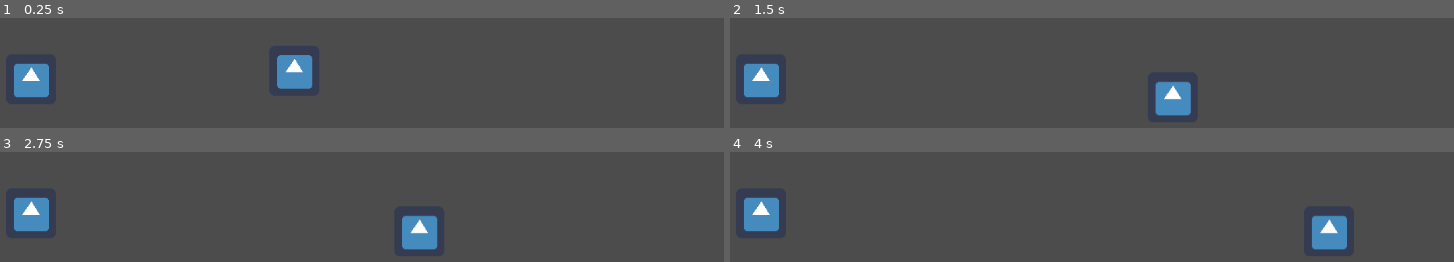
Above: before the commit, frames 1-4 (two rows, left to right).
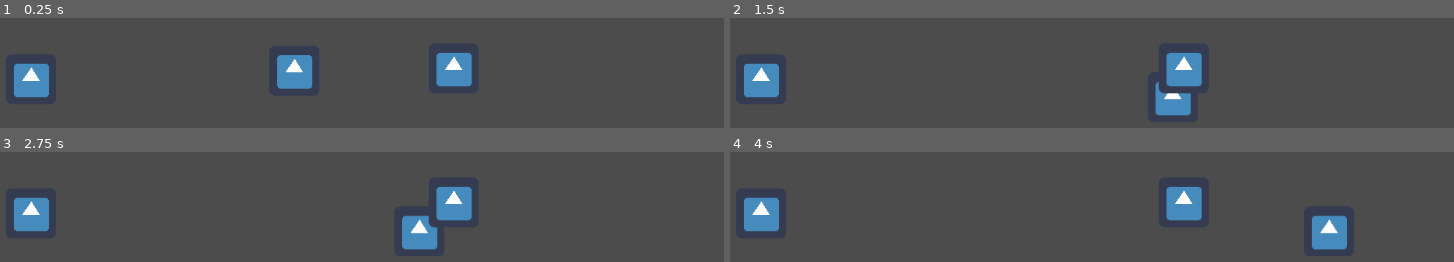
Above: after the commit, the same moments.

Repository: h19BeMa/Dream
Game: Godot game, scene res://Main.tscn
The game is run twice, just before and just after one commit, with the same random seed, the same clock (stepped at 60 frames per second) and the same inputs. The engine's default icon, where the game draws it, is replaced by a stand-in: a white triangle on a blue panel in a dark square.
Inputs:
- Up to frame 1 (0.25 s): no input
- Up to frame 2 (1.5 s): tap Enter (ui_accept) at 0.5, 0.6, 0.77, 1.07, 1.35 s; hold Right (ui_right) from 0.53 s (still down)
- Up to frame 3 (2.75 s): tap Enter (ui_accept) at 1.52, 1.82, 2.1 s; release Right (ui_right) at 2.03 s; hold Left (ui_left) from 2.03 s (still down)
- Up to frame 4 (4 s): release Left (ui_left) at 2.78 s; hold Right (ui_right) from 2.78 s (still down); tap Enter (ui_accept) at 2.85, 3.02, 3.32, 3.6, 3.77 s

The runs differ from the first frame. In frame 1, 1.5% of the frame differs, in the area x 60-66%, y 31-63%; in frame 2, 1.7%, in the area x 59-66%, y 31-70%; in frame 3, 1.6%; in frame 4, 1.5%.
Error after the commit: Assertion failed. (res://door.gd:99)

Commit message:
Add files via upload
dörr till nästa scene pluss mer sprite fixes.

Diff:
--- a/KinematicBody2D.gd
+++ b/KinematicBody2D.gd
@@ -1,4 +1,6 @@
 extends KinematicBody2D
+
+onready var get_item = get_node("../item_class")
 
 const GRAVITY = 15
 const JUMP = -250
@@ -8,8 +10,8 @@
 var on_ground = false
 
 var velocity = Vector2()
-var entered = false
-
+var entered_key = false
+var entered_door = false
 
 # Called when the node enters the scene tree for the first time.
 func _ready():
@@ -42,12 +44,22 @@
 
 
 
-	if Input.is_action_just_pressed("ui_accept") && entered == true:
+	if Input.is_action_just_pressed("ui_accept") && entered_key == true:
 		get_node("../items/item1").interact()
+
+	if Input.is_action_just_pressed("ui_accept") && entered_door == true:
+		get_node("../items/door").interact()
 
 
 func _on_Area2D_body_entered(body):
-	entered = true
+	entered_key = true
 
 func _on_Area2D_body_exited(body):
-	entered = false
+	entered_key = false
+
+
+func _on_door_body_entered(body):
+	entered_door = true
+
+func _on_door_body_exited(body):
+	entered_door = false
--- a/Main.tscn
+++ b/Main.tscn
@@ -1,15 +1,19 @@
-[gd_scene load_steps=7 format=2]
+[gd_scene load_steps=9 format=2]
 
 [ext_resource path="res://player.tscn" type="PackedScene" id=1]
 [ext_resource path="res://icon.png" type="Texture" id=2]
 [ext_resource path="res://item_class.gd" type="Script" id=3]
 [ext_resource path="res://dialogueScript.gd" type="Script" id=4]
+[ext_resource path="res://door.gd" type="Script" id=5]
 
 [sub_resource type="RectangleShape2D" id=1]
 extents = Vector2( 534, 29 )
 
 [sub_resource type="RectangleShape2D" id=2]
 extents = Vector2( 33, 33 )
+
+[sub_resource type="RectangleShape2D" id=3]
+extents = Vector2( 32, 32 )
 
 [node name="Main" type="Node2D"]
 
@@ -51,7 +55,21 @@
 
 [node name="Sprite" type="Sprite" parent="items/item1"]
 texture = ExtResource( 2 )
+
+[node name="door" type="Area2D" parent="items"]
+position = Vector2( 678, 280 )
+script = ExtResource( 5 )
+__meta__ = {
+"_edit_group_": true
+}
+
+[node name="CollisionShape2D" type="CollisionShape2D" parent="items/door"]
+shape = SubResource( 3 )
+
+[node name="Sprite" type="Sprite" parent="items/door"]
+texture = ExtResource( 2 )
 [connection signal="body_entered" from="items/item1" to="player" method="_on_Area2D_body_entered"]
 [connection signal="body_exited" from="items/item1" to="player" method="_on_Area2D_body_exited"]
+[connection signal="body_entered" from="items/door" to="player" method="_on_door_body_entered"]
 
 [editable path="player"]
--- a/dialogueScript.gd
+++ b/dialogueScript.gd
@@ -20,7 +20,7 @@
 	dialogue = load_dialogue(dpath)
 
 func _process(delta):
-	if get_item.items["1"]["is_picked"] == true && movement.entered == true:
+	if get_item.items["1"]["is_picked"] == true && movement.entered_key == true:
 		sprite.hide()
 
 func _input(event):
--- /dev/null
+++ b/door.gd
@@ -0,0 +1,104 @@
+extends Area2D
+
+onready var sprite = get_node("Sprite")
+onready var movement = get_node("../../player")
+onready var text_label = get_node("../RichTextLabel")
+onready var get_item = get_node("../../item_class")
+
+var dialog_over = false
+var dia_index = 1
+
+export (String, FILE, "*.json") var dialogue_file_path : String
+var dpath = "data/dialogue_door.json"
+var dpath_ohnoo = "data/dialogue_door_ohnoo.json"
+var dialogue : Dictionary
+var ohnoo : Dictionary
+
+func _ready():
+	sprite.show()
+	text_label.hide()
+	dialogue = load_dialogue(dpath)
+	ohnoo = load_dialogue(dpath_ohnoo)
+
+func _input(event):
+	if Input.is_action_just_pressed("ui_accept") && dialog_over == true:
+		print("booh")
+
+
+func interact():
+	#ifall du har nyckel
+	if get_item.items["1"]["is_picked"] == true:
+
+		#ifall du har gåt igenom dialogen en gång
+		if dialog_over == false:
+
+			#ifall du har mer än en rad med dialog
+			if dialogue.size() > 1:
+				text_label.visible == false
+				movement.SPEED = 0
+				text_label.show()
+
+				if dia_index != dialogue.size() + 1:
+					text_label.text = dialogue[str(dia_index)]["text"]
+					dia_index += 1
+				else:
+					dia_index = 1
+					text_label.hide()
+					movement.SPEED = 200
+					dialog_over = true
+
+			#ifall storleken på dialogen är en rad
+			elif dialogue.size() == 1:
+				text_label.visible == false
+				movement.SPEED = 0
+				text_label.show()
+				text_label.text = dialogue["1"]["text"]
+
+			else:
+				text_label.hide()
+				movement.SPEED = 200
+				dialog_over = true
+
+	#ifall du inte har nyckel
+	else:
+
+		#ifall du har gåt igenom dialogen en gång
+		if dialog_over == false:
+
+			#ifall du har mer än en rad med dialog
+			if dialogue.size() > 1:
+				text_label.visible == false
+				movement.SPEED = 0
+				text_label.show()
+
+				if dia_index != dialogue.size() + 1:
+					text_label.text = dialogue[str(dia_index)]["text"]
+					dia_index += 1
+				else:
+					dia_index = 1
+					text_label.hide()
+					movement.SPEED = 200
+					dialog_over = true
+
+			#ifall storleken på dialogen är en rad
+			elif dialogue.size() == 1:
+				text_label.visible == false
+				movement.SPEED = 0
+				text_label.show()
+				text_label.text = dialogue["1"]["text"]
+
+			else:
+				text_label.hide()
+				movement.SPEED = 200
+				dialog_over = true
+
+
+func load_dialogue(file_path) -> Dictionary:
+
+	var file = File.new()
+	assert(file.file_exists(file_path))
+
+	file.open(file_path, file.READ)
+	var dialogue = parse_json(file.get_as_text())
+	assert(dialogue.size() > 0)
+	return dialogue
